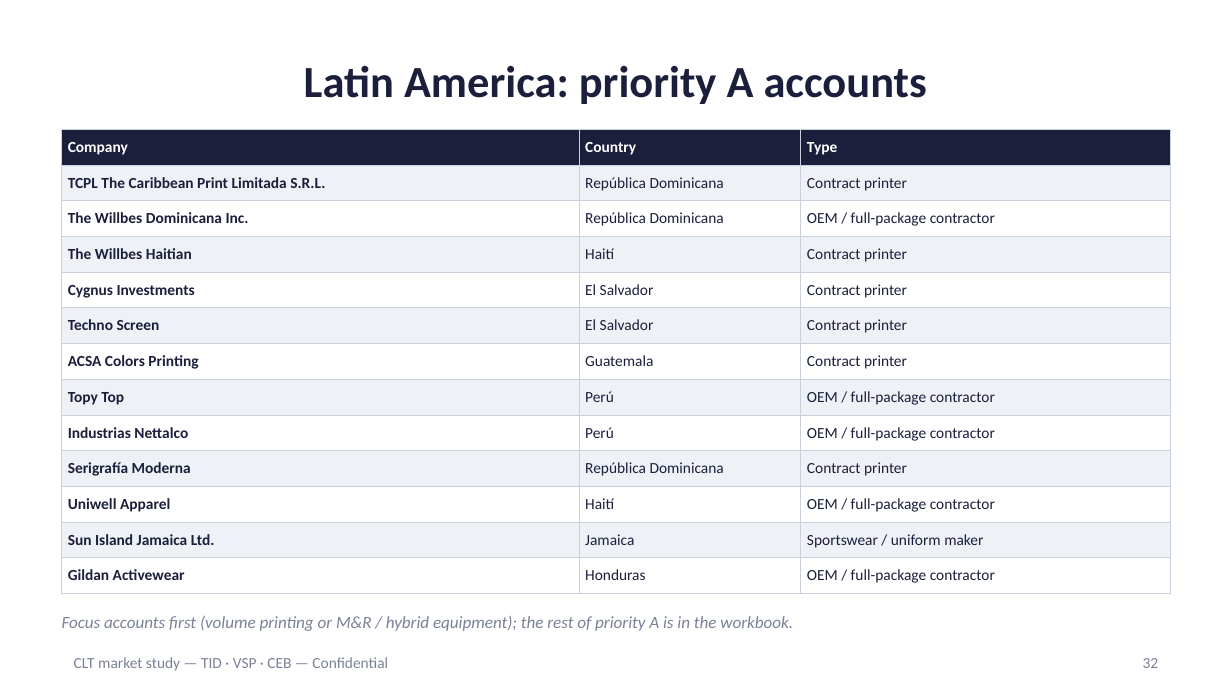
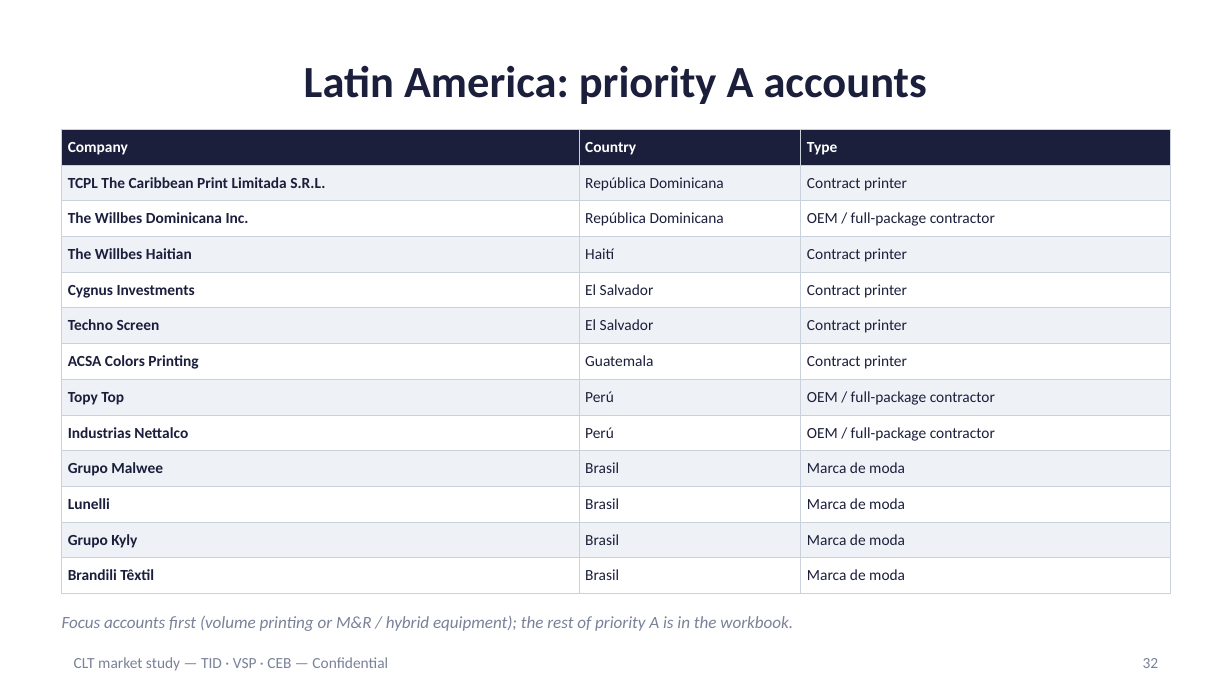
Before and after one commit to carlosmoreno793508/Cosas-Carlos, a slide deck: slide 32 of propuesta-clt/CLT_Market_Study_Mexico_Latam_EN.pptx. Drawn at 1232x693 pixels with LibreOffice and Linux fonts; fonts in the diff are those of the drawing. Boxes give left, top, right and bottom in pixels: in the first picture for what was removed or moved away, otherwise in the second. Text is boxed around its words. In the diff, an @@ line names an element or a change of style, - is before the commit and + after.

```diff
--- a/propuesta-clt/CLT_Market_Study_Mexico_Latam_EN.pptx
+++ b/propuesta-clt/CLT_Market_Study_Mexico_Latam_EN.pptx
@@ table at bbox=[62, 129, 1170, 584] @@
-row 10: Serigrafía Moderna | República Dominicana | Contract printer
+row 10: Grupo Malwee | Brasil | Marca de moda
-row 11: Uniwell Apparel | Haití | OEM / full-package contractor
+row 11: Lunelli | Brasil | Marca de moda
-row 12: Sun Island Jamaica Ltd. | Jamaica | Sportswear / uniform maker
+row 12: Grupo Kyly | Brasil | Marca de moda
-row 13: Gildan Activewear | Honduras | OEM / full-package contractor
+row 13: Brandili Têxtil | Brasil | Marca de moda
```
Also in this commit, not shown: 2 other slides changed, 9 other files.
